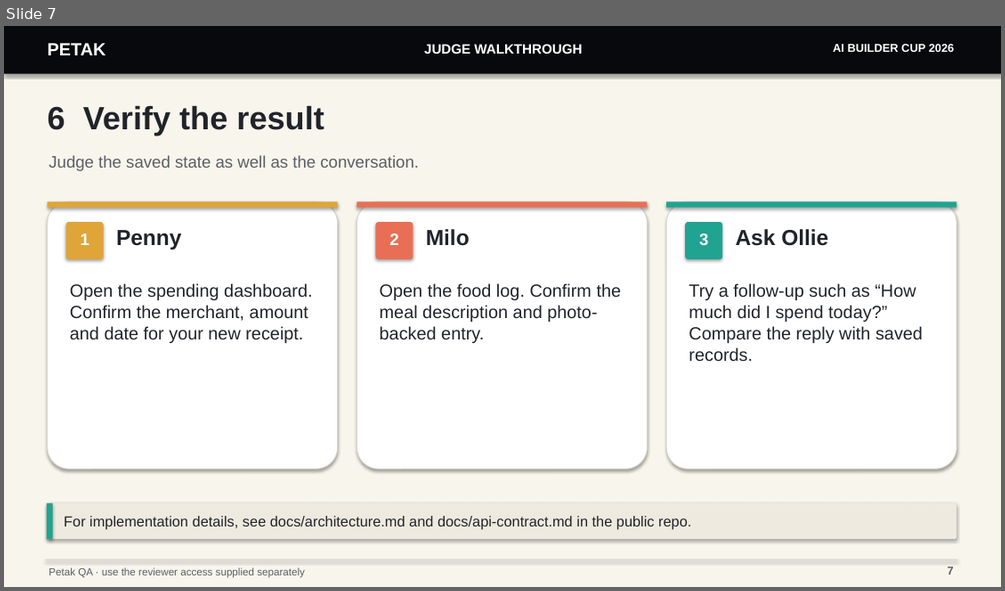
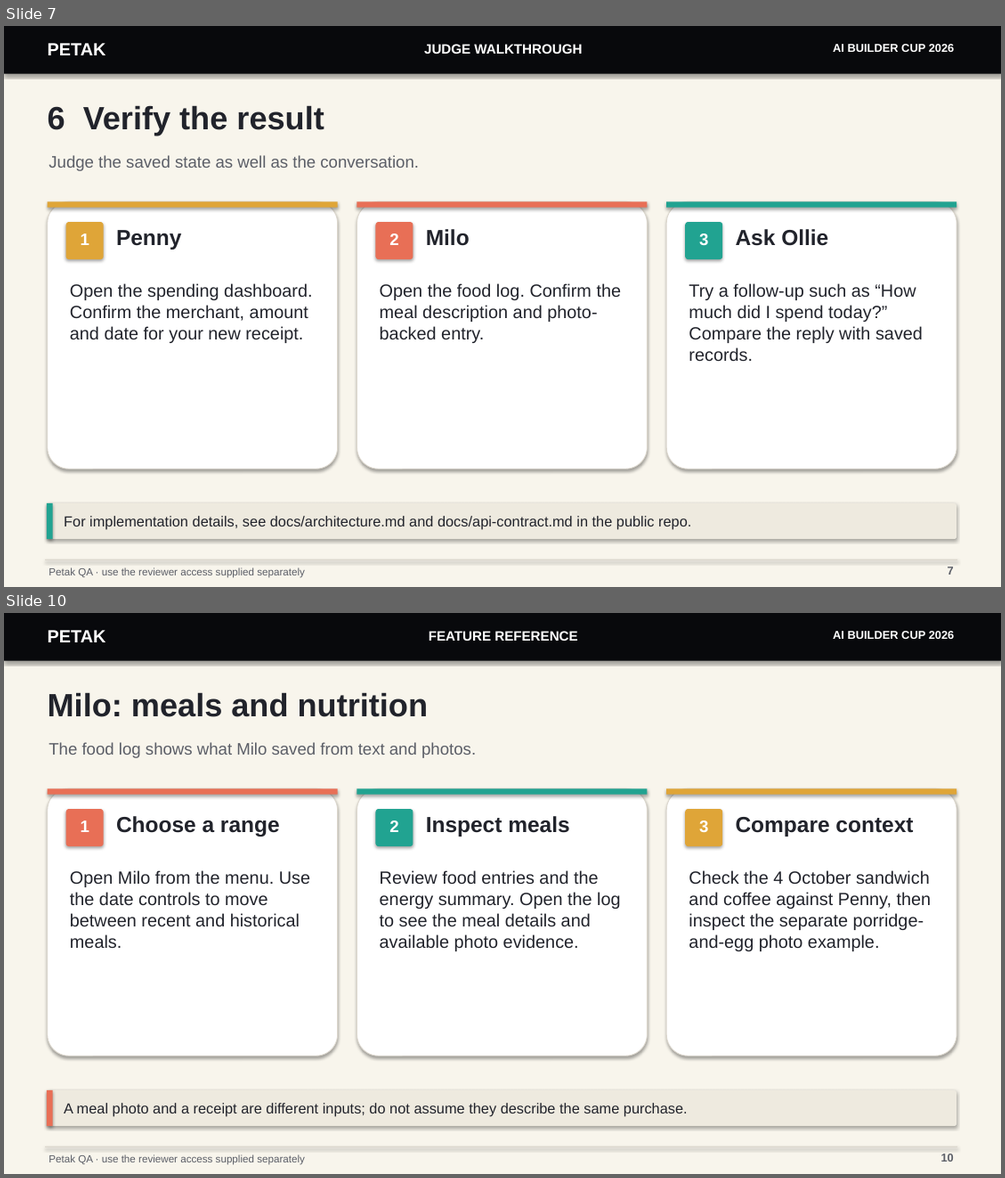
Before and after one commit to FhikarZul/petak-builder-cup-2026, a slide deck: docs/judge-walkthrough.pptx. Shown one above the other, each under a label of ours: slide 7 before the commit, slides 7 and 10 after it; the slides between them are not shown. The pictures are 1005x591 and 1005x1178 pixels, drawn with LibreOffice and Linux fonts; fonts in the diff are those of the drawing. Boxes give left, top, right and bottom in pixels: in the first picture for what was removed or moved away, otherwise in the second. Text is boxed around its words. In the diff, an @@ line names an element or a change of style, - is before the commit and + after.

```diff
--- a/docs/judge-walkthrough.pptx
+++ b/docs/judge-walkthrough.pptx
@@ slide 10 added at [4,613,1001,1174], background #FFFFFF @@
@@ rectangle added at [4,613,1001,1174], fill #F8F5EC @@
@@ rectangle added at [4,613,1001,661], fill #08090C @@
@@ text added at [48,630,106,642], 17 pt, text #FFFFFF, bold @@
+PETAK
@@ text added at [429,631,577,641], 13 pt, text #FFFFFF, bold @@
+FEATURE REFERENCE
@@ text added at [833,631,955,639], 11 pt, text #FFFFFF, bold @@
+AI BUILDER CUP 2026
@@ text added at [48,692,428,717], 31 pt, text #21232B, bold @@
+Milo: meals and nutrition
@@ text added at [48,742,476,758], 16 pt, text #5B5E67 @@
+The food log shows what Milo saved from text and photos.
@@ rounded rectangle added at [48,788,338,1055], fill #FFFFFF, outline #DCD7CD 0.75 pt @@
@@ rectangle added at [48,788,338,794], fill #E86F56 @@
@@ rounded rectangle added at [357,788,647,1055], fill #FFFFFF, outline #DCD7CD 0.75 pt @@
@@ rectangle added at [357,788,647,794], fill #21A391 @@
@@ rounded rectangle added at [666,788,956,1055], fill #FFFFFF, outline #DCD7CD 0.75 pt @@
@@ rectangle added at [666,788,956,794], fill #DFA538 @@
@@ rounded rectangle added at [66,809,104,846], fill #E86F56 @@
@@ text added at [81,820,89,832], 16 pt, text #FFFFFF, bold @@
+1
@@ text added at [116,816,280,836], 21 pt, text #21232B, bold @@
+Choose a range
@@ rounded rectangle added at [376,809,413,846], fill #21A391 @@
@@ text added at [389,820,398,832], 16 pt, text #FFFFFF, bold @@
+2
@@ text added at [426,816,569,836], 21 pt, text #21232B, bold @@
+Inspect meals
@@ rounded rectangle added at [685,809,722,846], fill #DFA538 @@
@@ text added at [699,820,708,832], 16 pt, text #FFFFFF, bold @@
+3
@@ text added at [736,817,913,836], 21 pt, text #21232B, bold @@
+Compare context
@@ text added at [70,870,310,948], 17 pt, text #21232B @@
+Open Milo from the menu. Use the date controls to move between recent and historical meals.
@@ text added at [380,870,621,951], 17 pt, text #21232B @@
+Review food entries and the energy summary. Open the log to see the meal details and available photo evidence.
@@ text added at [688,870,931,951], 17 pt, text #21232B @@
+Check the 4 October sandwich and coffee against Penny, then inspect the separate porridge-and-egg photo example.
@@ rounded rectangle added at [47,1090,956,1126], fill #EEEADF @@
@@ rectangle added at [47,1090,53,1126], fill #E86F56 @@
@@ text added at [64,1103,688,1117], 14 pt, text #21232B @@
+A meal photo and a receipt are different inputs; do not assume they describe the same purchase.
@@ rectangle added at [45,1146,957,1147], fill #DCD7CD @@
@@ text added at [48,1154,305,1165], 10 pt, text #5B5E67 @@
+Petak QA · use the reviewer access supplied separately
@@ text added at [941,1153,954,1161], 11 pt, text #5B5E67, bold @@
+10
```
Also in this commit, not shown: 1 slide changed, 4 other slides added, 2 other files.
